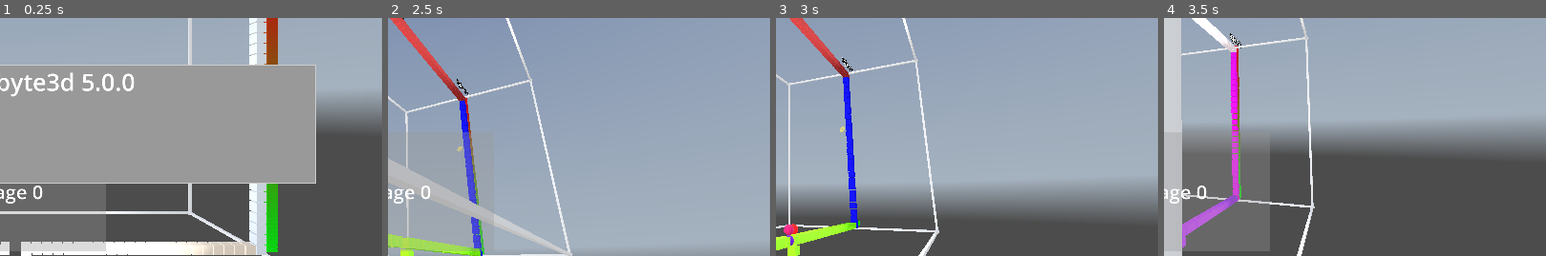
Above: before the commit, frames 1-4 (left to right).
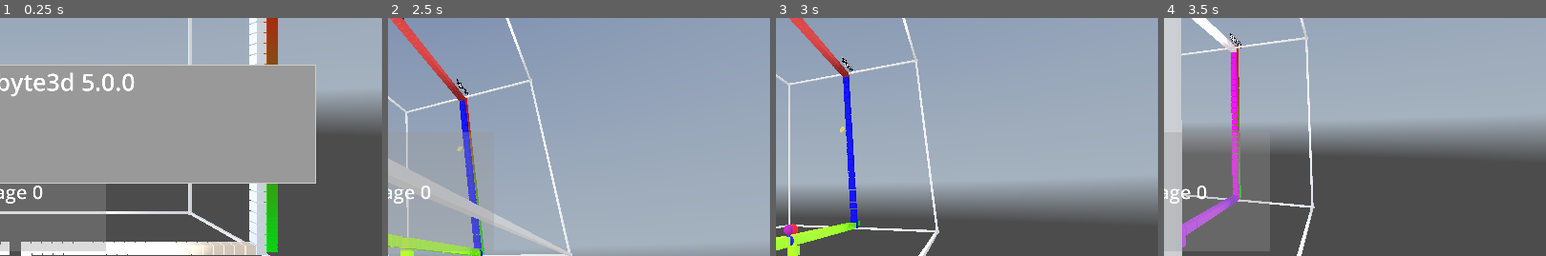
Above: after the commit, the same moments.

Repository: kasworld/gd4snakebyte3d
Game: Godot game, scene res://main.tscn
Two runs of this game, one before a commit and one after it. Both use one fixed random seed, a clock stepped at 60 frames per second and the inputs below. A sky picture missing from this copy of the repository is replaced by a grey-blue gradient.
Inputs (mouse positions are % of the whole screen's width and height, from its top left):
- Up to frame 1 (0.25 s): no input
- Up to frame 2 (2.5 s): tap Enter at 0.5, 2.1 s; move the mouse to (72, 45) at 0.52 s; hold Right 0.53-1.28 s; tap Q at 0.6 s; click (72, 45) at 0.67 s; tap Space at 0.77, 1.52 s; move the mouse to (30, 55) at 1.27 s; hold Down 1.28-2.03 s; tap E at 1.35 s; move the mouse to (60, 28) at 2.02 s; hold Right from 2.03 s (still down)
- Up to frame 3 (3 s): move the mouse to (45, 70) at 2.77 s; release Right at 2.78 s; hold Up from 2.78 s (still down); tap Q at 2.85 s; click (45, 70) at 2.92 s
- Up to frame 4 (3.5 s): keep holding Up; tap Space at 3.02 s
The pictures show only the part of the screen within x 49-99%, y 30-80%; the shares and areas given below are measured in that part.

Frames 1-2 are identical in both runs. In frame 3, 0.1% of the frame differs, in the area x 2-5%, y 86-96%; in frame 4, nothing differs.

Commit message:
use set_gradient_color_all

Diff:
--- a/snake_byte/snake/snake.gd
+++ b/snake_byte/snake/snake.gd
@@ -61,9 +61,8 @@
 	field.set_at(headpos, self)
 	$Body.set_visible_count(pos2d_list.size())
 	for i in pos2d_list.size():
-		var rate := (i as float) / pos2d_list.size()
 		$Body.set_inst_position(i, SBStage.pos2d_to_pos3d(pos2d_list[i].x,pos2d_list[i].y))
-		$Body.set_inst_color(i, lerp(Color.RED, Color.BLUE, rate))
+	$Body.set_gradient_color_all(Color.RED, Color.BLUE)
 
 func get_next_head_pos() -> Vector2i:
 	return pos2d_list[0] + Dir8Lib.Dir2Vt[move_dir]
